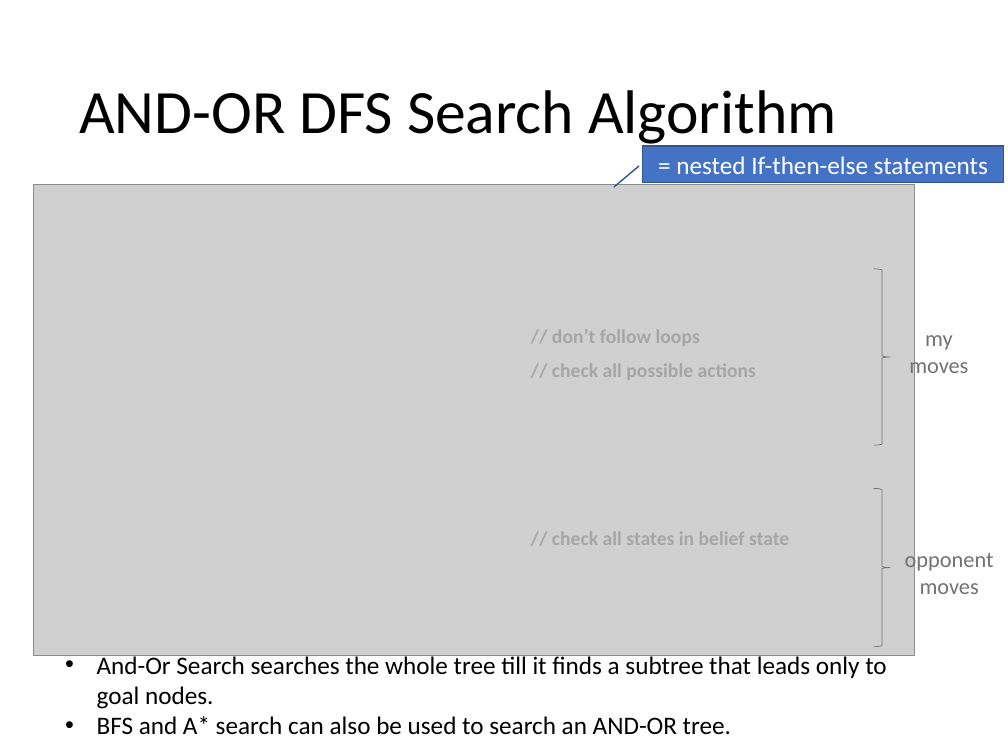
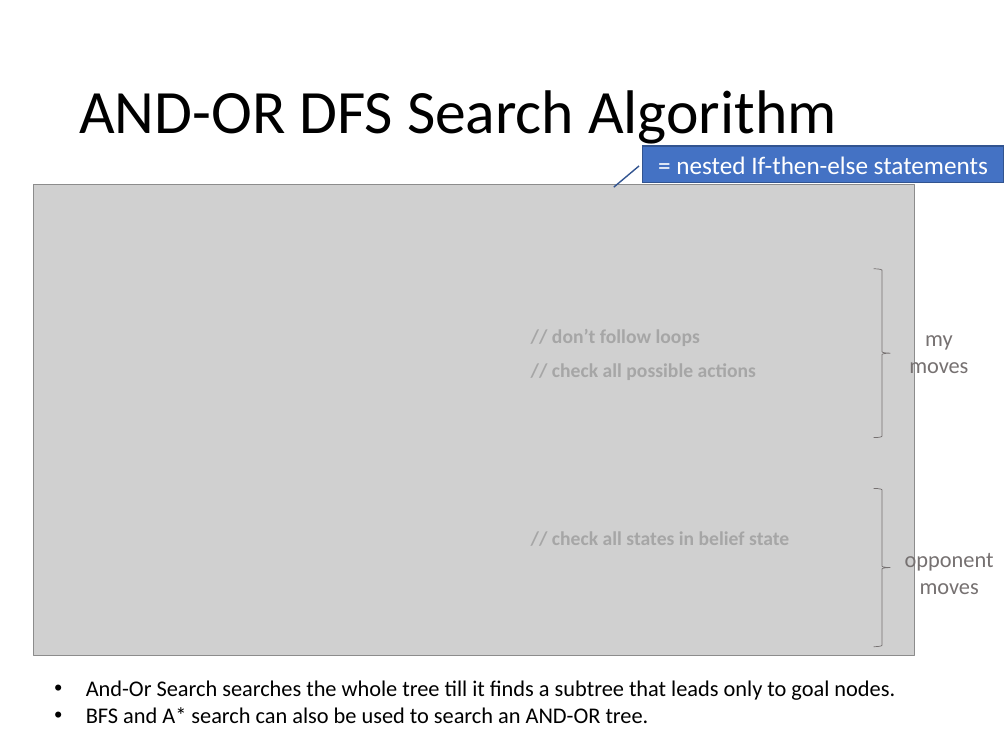
Before and after one commit to mhahsler/CS7320-AI, a slide deck: slide 10 of slides/05_games.pptx. Drawn at 1008x756 pixels with LibreOffice and Linux fonts; fonts in the diff are those of the drawing; grey boxes stand for pictures. Boxes give left, top, right and bottom in pixels: in the first picture for what was removed or moved away, otherwise in the second. Text is boxed around its words. In the diff, an @@ line names an element or a change of style, - is before the commit and + after.

```diff
--- a/slides/05_games.pptx
+++ b/slides/05_games.pptx
@@ right brace resized from (x1=874, y1=269, x2=891, y2=446) to (x1=874, y1=269, x2=891, y2=438) @@
@@ text "And-Or Search searches the whole ..." moved from (x1=97, y1=653, x2=886, y2=735) to (x1=86, y1=680, x2=895, y2=723) @@
@@ text "And-Or Search searches the whole ..." at (x1=86, y1=680, x2=895, y2=723): size 18 to 16 pt @@
```
Also in this commit, not shown: 17 other slides changed, 1 slide added, 1 other file.
